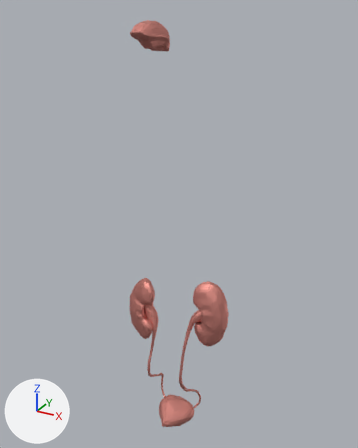
One commit to the glTF model assets/models/organs.glb: the scene before it, then after it.
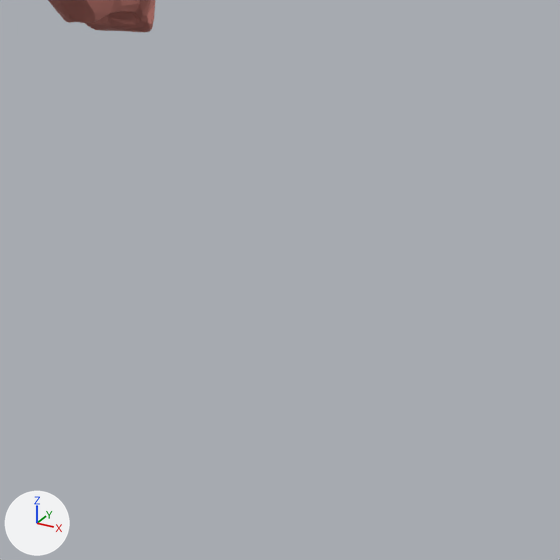
Old and new are each drawn whole from a 50 mm camera at (0.337, -0.682, 1.553) aimed at (0.008, -0.083, 1.254) and again close up on the part from 35% to 79% of the width and 9% to 45% of the height. The axes (+X, +Y, +Z) are drawn at lower left. The lights are the same throughout. The first two pictures are the older version. Where no turn or scale is listed for an object, it has been applied to the vertices.

Objects in the first close-up: 'tongue'.
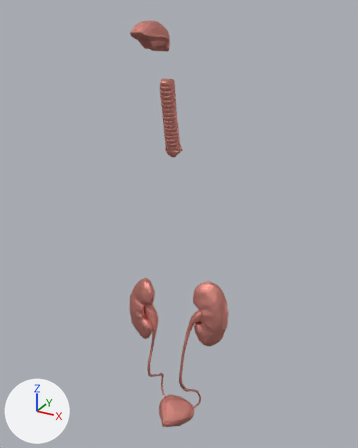
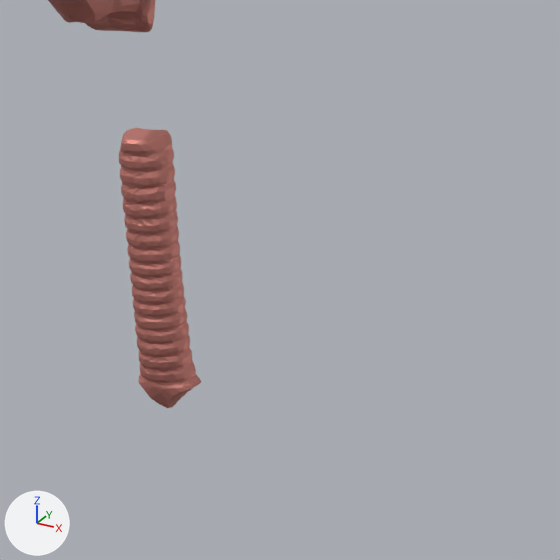
What differs and where, as boxes [x1, y1, x2, y2] in the close-ups (560 x 560 px):
'trachea', added: after [119, 128, 201, 408]

Diff of the bpy script that builds the scene:
```diff
--- a/assets/models/organs.glb.py
+++ b/assets/models/organs.glb.py
@@ me_trachea @@
+me_trachea.from_pydata(...)  # 1251 vertices, 2498 faces; spans x -0.013..0.013, y -0.0163..0.0163, z -0.0551..0.0551
+me_trachea.materials.append(mat_organ)  # pink #dd958b
@@ ob_trachea @@
+ob_trachea = bpy.data.objects.new('trachea', me_trachea)
+ob_trachea.location = (-0.0002, -0.0937, 1.4106)
```
